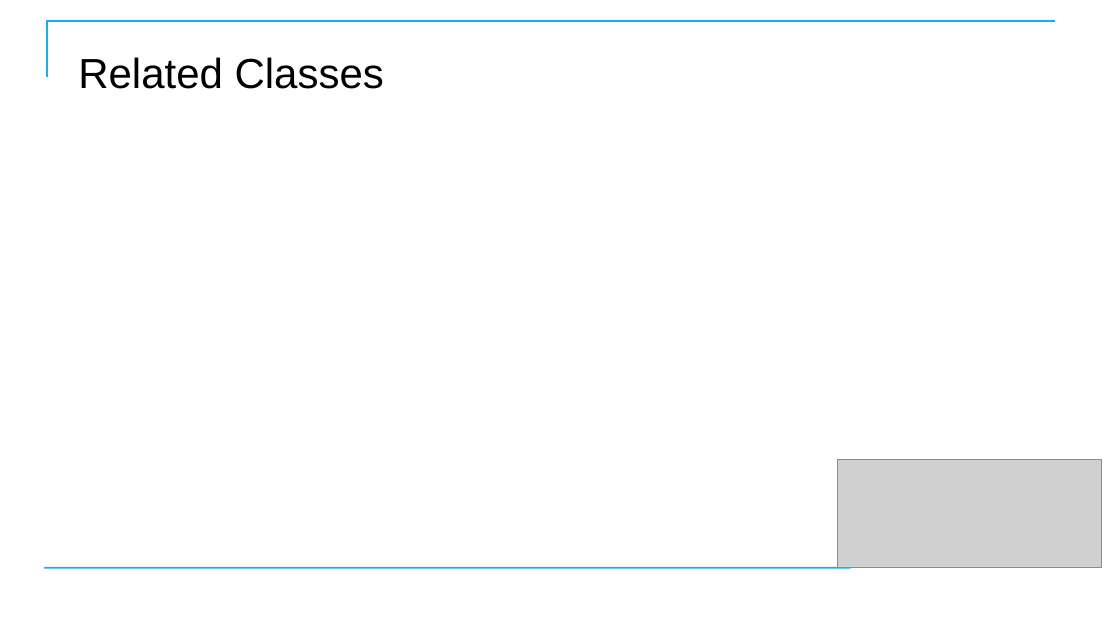
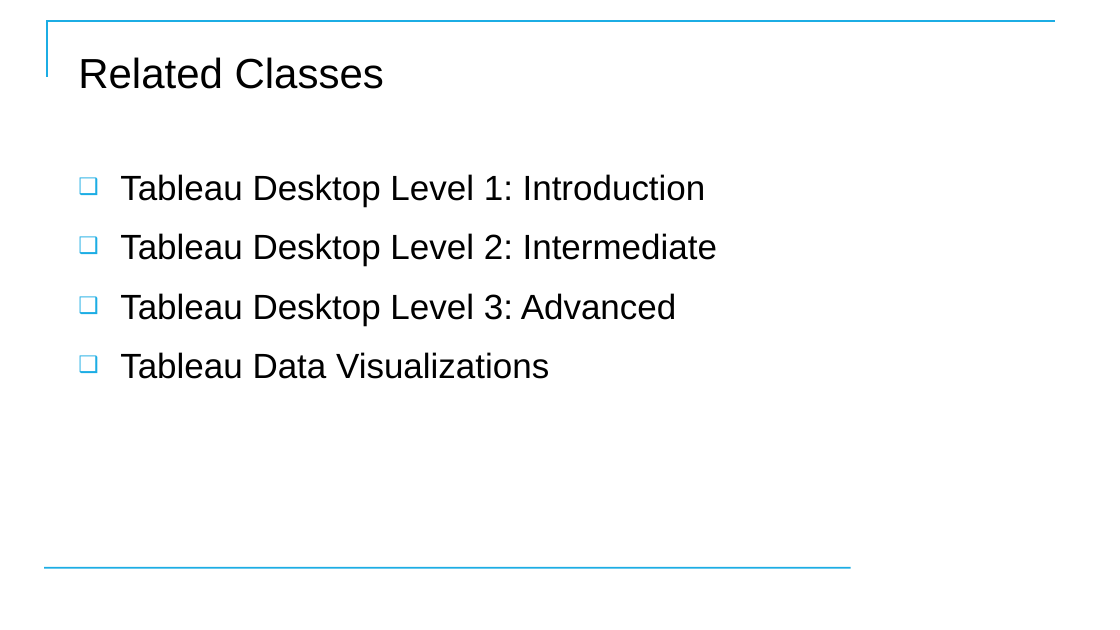
Before and after one commit to CostelloTechnicalConsulting/XTBP10---Tableau-Prep-Introduction, a slide deck: slide 8 of ppt/TableauPrepBuilderIntroV1_2.pptx. Drawn at 1120x630 pixels with LibreOffice and Linux fonts; fonts in the diff are those of the drawing; grey boxes stand for pictures; background and template pictures are left out. Boxes give left, top, right and bottom in pixels: in the first picture for what was removed or moved away, otherwise in the second. Text is boxed around its words. In the diff, an @@ line names an element or a change of style, - is before the commit and + after.

```diff
--- a/ppt/TableauPrepBuilderIntroV1_2.pptx
+++ b/ppt/TableauPrepBuilderIntroV1_2.pptx
@@ text added at [120, 174, 717, 379], 30 pt, text #000000 @@
+❑ Tableau Desktop Level 1: Introduction
+❑ Tableau Desktop Level 2: Intermediate
+❑ Tableau Desktop Level 3: Advanced
+❑ Tableau Data Visualizations
@@ picture removed at [838, 460, 1102, 567] @@
```
Also in this commit, not shown: 5 other slides changed, 1 slide added.
